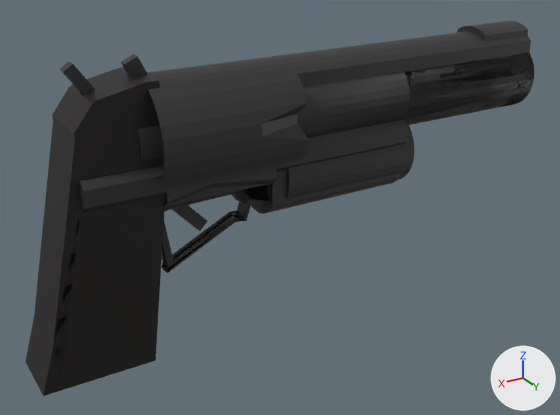
A saved change to the FBX model project/Test/Assets/GUN/gun.fbx.
One viewpoint serves both versions: a 50 mm camera at (26.1, 31.6, 11.2) aimed at (7.4, 0.4, -4.4). The lights are fixed; the arrows at lower right show +X, +Y and +Z. Where no turn or scale is listed for an object, it has been applied to the vertices. Vertices at the same position are counted once.
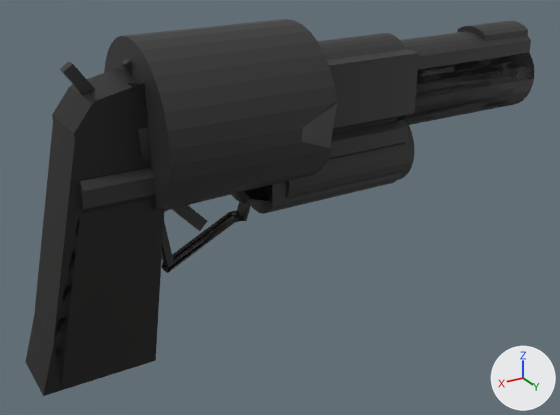
Pixel boxes (x1, y1, x2, y2) of what changed, in the pictures (560 x 415 px; the box of a moved part takes in the faces that stretch with it):
```json
{"object": "Cylinder.002", "change": "added", "after": [104, 19, 337, 211], "on screen": "black"}
{"part": 1, "of": "me_cube_001", "change": "moved or reshaped", "before": [147, 42, 531, 188], "after": [126, 33, 516, 142]}
```

Scene script edits in JSON lines:
```json
{"block": "me_cube_001", "where": "# used by ob_cube; location = (12.74, -0.03, -3.34); rotation_euler = (-3.063, 0.749, 0.0886), in degrees (-175, 43, 5.1); scale = (-0.309, -0.288, -1.61)"}
{"op": "remove", "block": "me_cube_001", "code": "me_cube_001.from_pydata(...)  # 783 vertices, 682 faces; spans x -10.7..64.5, y -8.9..12.2, z -7.9..4.7"}
{"op": "add", "block": "me_cube_001", "code": "me_cube_001.from_pydata(...)  # 793 vertices, 649 faces; spans x -10.7..64.5, y -6.2..14.8, z -7.9..4.7"}
{"block": "me_cube_001", "change": "me_cube_001 part 1"}
{"block": "me_cube_001", "change": "74 vertices are removed from x 0.0..26.1, y -8.9..12.2, z -1.2..3.7"}
{"block": "me_cube_001", "change": "132 faces are deleted"}
{"block": "me_cube_001", "change": "1 vertex moves from x 11.0, y 5.1, z 3.1 to x 9.9, y 5.8, z 3.7"}
{"block": "me_cube_001", "change": "48 vertices are added at x 0.6..56.4, y -6.2..14.8, z -6.9..4.4"}
{"block": "me_cube_001", "change": "16 new vertices lie (-2.2, -0.1, 0.4) away from vertices in x 50.7..59.0, y -2.4..10.9, z -7.3..-5.6"}
{"block": "me_cube_001", "change": "13 new vertices lie (1.0, 0.1, 0.2) away from vertices in x 9.0..42.6, y -2.6..8.4, z -2.3..3.7"}
{"block": "me_cube_001", "change": "7 new vertices lie (-2.1, -0.1, 0.4) away from vertices in x 50.5..59.0, y -2.4..10.5, z -7.3..-5.6"}
{"block": "me_cube_001", "change": "99 new faces join them"}
{"op": "add", "block": "me_cylinder_002", "code": ["me_cylinder_002 = bpy.data.meshes.new('Cylinder.002')", "me_cylinder_002.from_pydata(...)  # 69 vertices, 36 faces; spans x -4.08..4.08, y -3.85..3.85, z -3.85..3.85", "me_cylinder_002.materials.append(mat_material_001)  # black #2c2c2c"]}
{"op": "add", "block": "ob_cylinder_002", "code": ["ob_cylinder_002 = bpy.data.objects.new('Cylinder.002', me_cylinder_002)", "ob_cylinder_002.location = (10.67, 0.23, 1.08)"]}
```
